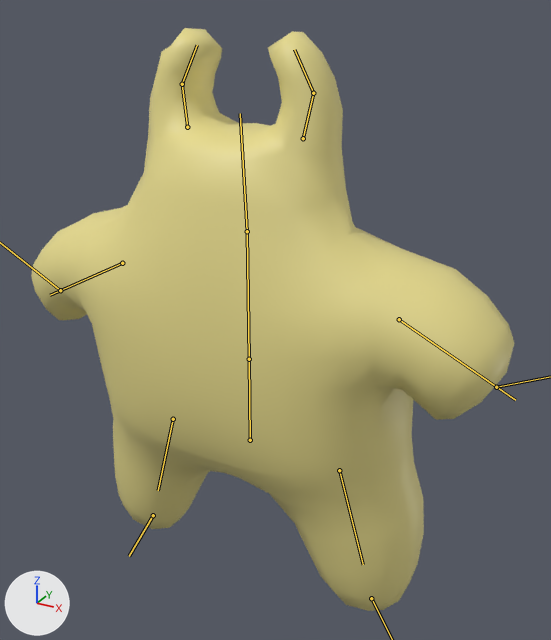
Renders of the glTF model models/munchmes/munchme1.gltf from each side of a commit.
The view is the same before and after, from a 50 mm lens placed at (1.85, -3.08, 1.8), pointed at (0.08, 0.15, 0.18). Lighting does not change. The marker at lower left points along +X, +Y and +Z. Both versions are drawn at frame 0 of the action 'Idle-loop'; the numbers are the values there. The bones that bend it are drawn over the model as lines.

Objects in the first picture: 'Body'.
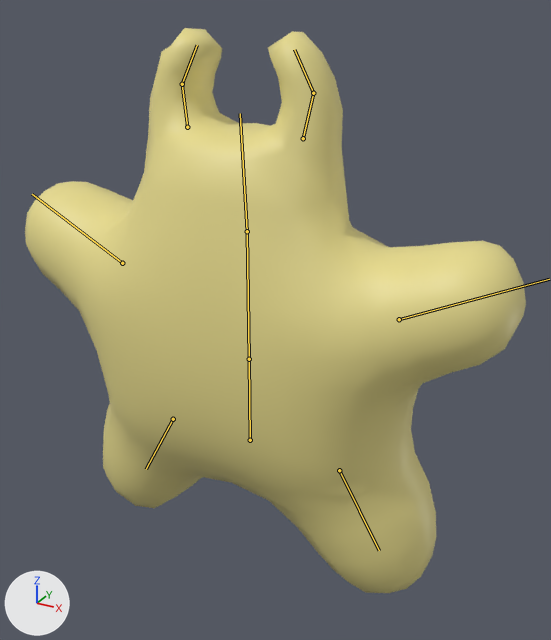
Changed parts and their boxes (x1, y1, x2, y2) in the pictures (551 x 640 px):
'Body', posed: before (31, 28, 514, 611); after (25, 28, 526, 593)
bone 'Arm.R', root to tip: before (122, 263) to (50, 295); after (122, 263) to (32, 194)
bone 'Arm.L', root to tip: before (399, 319) to (515, 400); after (399, 319) to (549, 279)
bone 'Leg.R', root to tip: before (173, 419) to (158, 490); after (173, 419) to (146, 469)
bone 'Leg.L', root to tip: before (339, 470) to (363, 564); after (339, 470) to (379, 550)

The edits, one by one:
Bone 'Arm.R' (bone_arm_r) turns from (0, 0, -54) to (0, 0, 0) degrees about its own x, y and z.
Bone 'Arm.R' (bone_arm_r) is rescaled from (1.03, 0.94, 1.03) to (1.0, 1.0, 1.0).
Bone 'Arm.L' (bone_arm_l) turns from (0, 0, 52) to (0, 0, 0) degrees about its own x, y and z.
Bone 'Arm.L' (bone_arm_l) is rescaled from (1.06, 0.89, 1.06) to (1.0, 1.0, 1.0).
Bone 'Leg.R' (bone_leg_r) turns from (0, 0, -14) to (0, 0, 0) degrees about its own x, y and z.
Bone 'Leg.R' (bone_leg_r) is rescaled from (0.92, 1.18, 0.92) to (1.0, 1.0, 1.0).
Bone 'Leg.L' (bone_leg_l) turns from (0, 0, 14) to (0, 0, 0) degrees about its own x, y and z.
Bone 'Leg.L' (bone_leg_l) is rescaled from (0.92, 1.18, 0.92) to (1.0, 1.0, 1.0).
